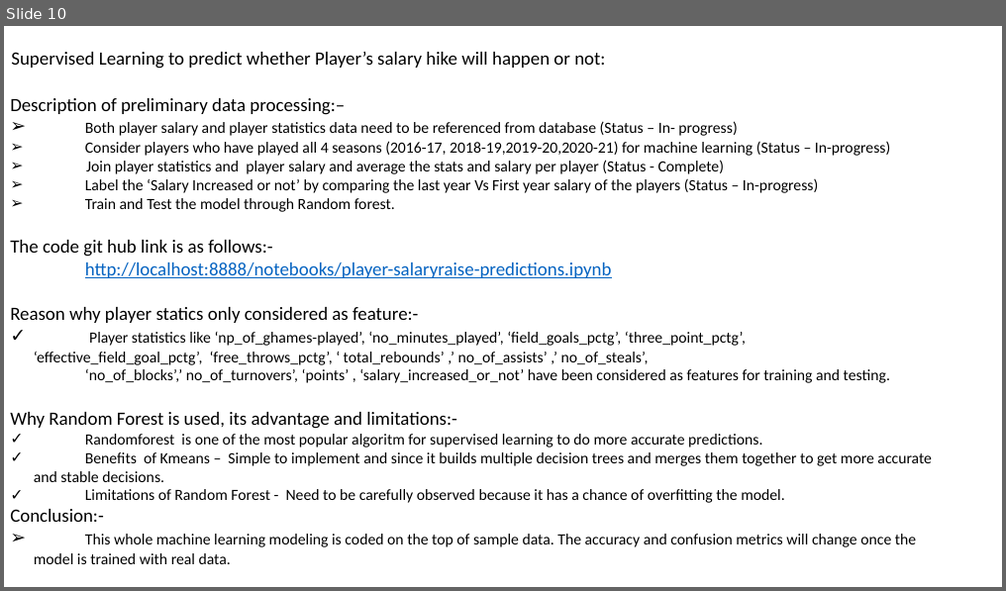
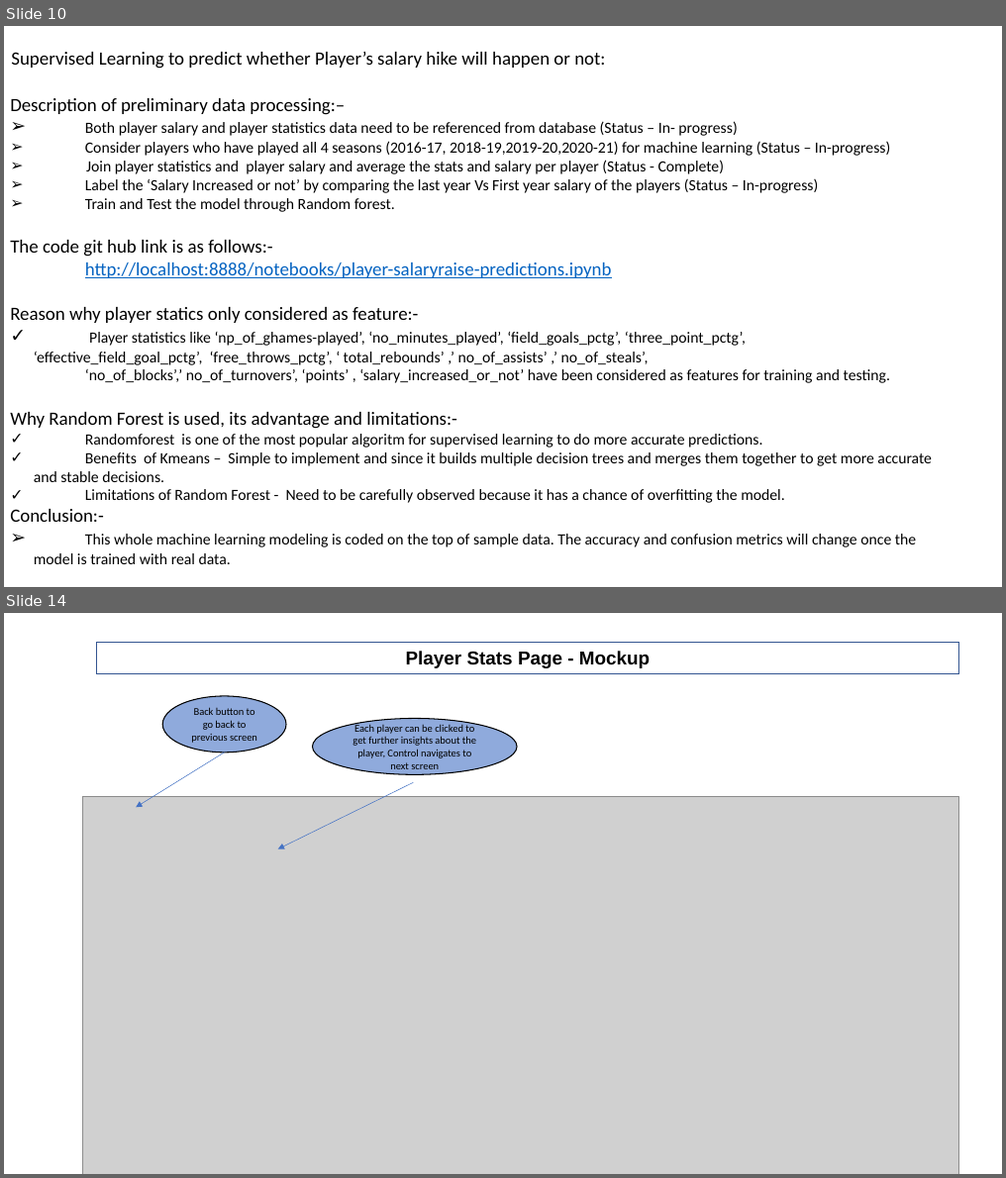
Before and after one commit to asitkumar26/nba-player-analytics, a slide deck: Presentation/NBA Player Analytics- Week 2 Deliverables.pptx. Shown one above the other, each under a label of ours: slide 10 before the commit, slides 10 and 14 after it; the slides between them are not shown. The pictures are 1006x591 and 1006x1178 pixels, drawn with LibreOffice and Linux fonts; fonts in the diff are those of the drawing; grey boxes stand for pictures. Boxes give left, top, right and bottom in pixels: in the first picture for what was removed or moved away, otherwise in the second. Text is boxed around its words. In the diff, an @@ line names an element or a change of style, - is before the commit and + after.

```diff
--- a/Presentation/NBA Player Analytics- Week 2 Deliverables.pptx
+++ b/Presentation/NBA Player Analytics- Week 2 Deliverables.pptx
@@ slide 14 added at bbox=[4, 613, 1002, 1174], background #FFFFFF @@
@@ rectangle added at bbox=[97, 642, 958, 673], outline #325491 1 pt, 18 pt, text #000000, bold @@
+Player Stats Page - Mockup
@@ ellipse added at bbox=[162, 696, 286, 753], fill #8FAADC, outline #000000 1 pt, 10 pt, text #000000 @@
+Back button to go back to previous screen
@@ ellipse added at bbox=[313, 719, 517, 774], fill #8FAADC, outline #000000 1 pt, 10 pt, text #000000 @@
+Each player can be clicked to get further insights about the player, Control navigates to next screen
@@ arrow added from (224, 753) to (136, 808), #4472C4 0.5 pt @@
@@ arrow added from (414, 783) to (278, 850), #4472C4 0.5 pt @@
@@ picture added at bbox=[82, 797, 958, 1174] @@
```
Also in this commit, not shown: 4 other slides added.
